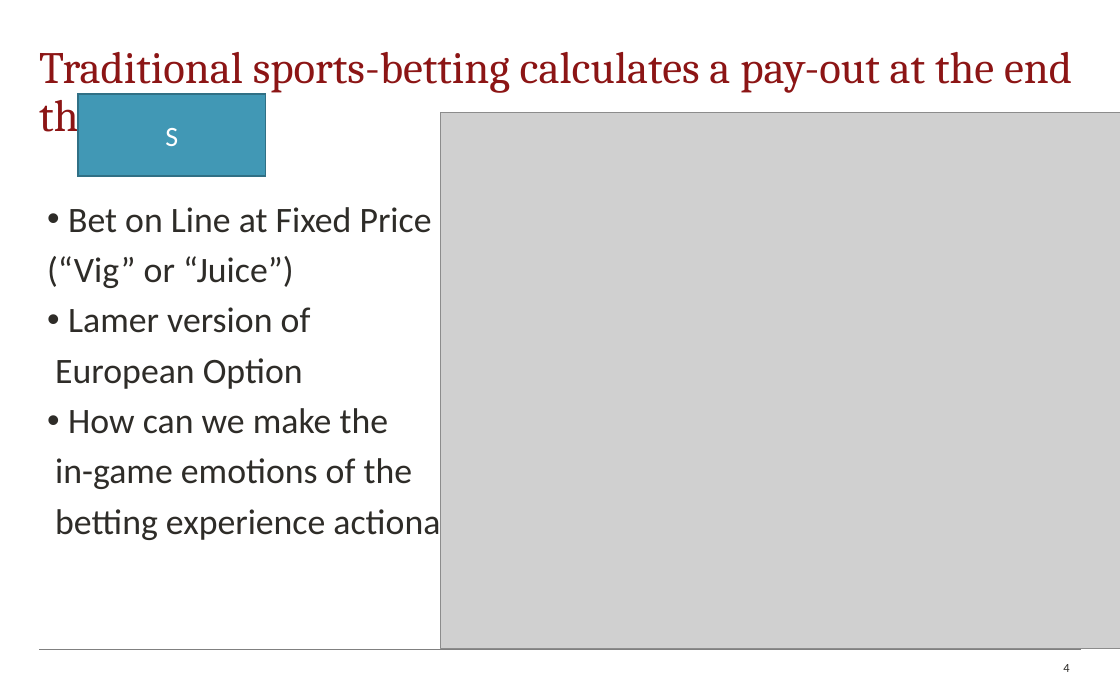
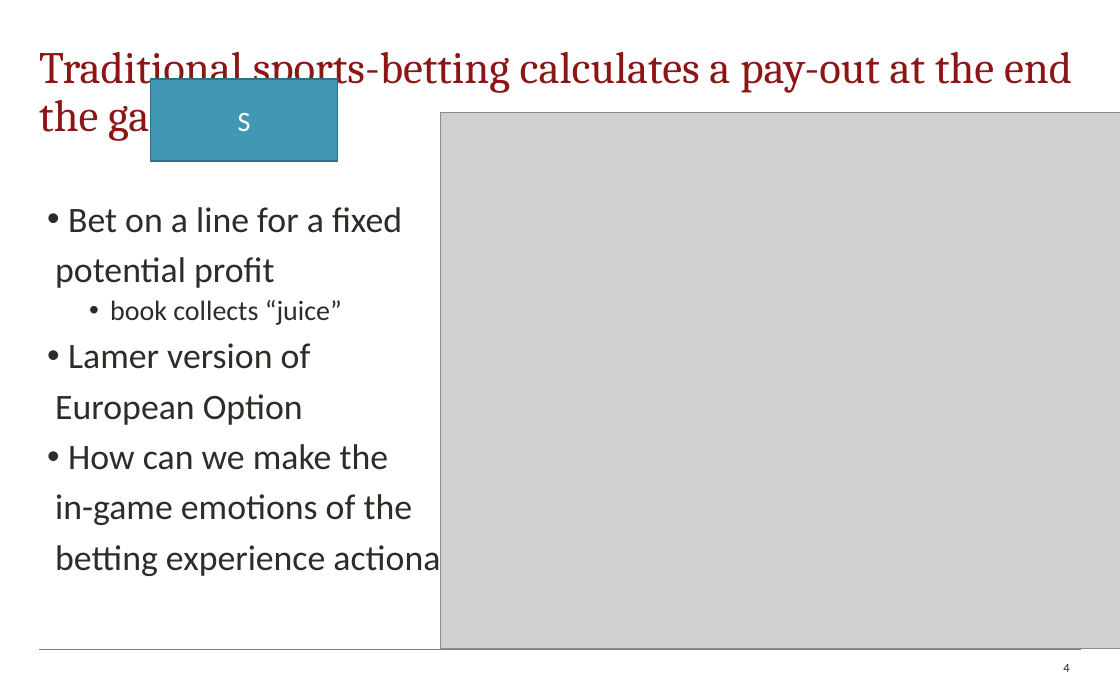
Before and after one commit to 161siegels/CME-241-Project, a slide deck: slide 4 of Second_Draft.pptx. Drawn at 1120x700 pixels with LibreOffice and Linux fonts; fonts in the diff are those of the drawing; grey boxes stand for pictures; background and template pictures are left out. Boxes give left, top, right and bottom in pixels: in the first picture for what was removed or moved away, otherwise in the second. Text is boxed around its words. In the diff, an @@ line names an element or a change of style, - is before the commit and + after.

```diff
--- a/Second_Draft.pptx
+++ b/Second_Draft.pptx
@@ rectangle "S": place and size @@
-rectangle "S" at [78,94,265,176]
+rectangle "S" at [150,80,337,161]
@@ text at [55,207,402,325]: text changed @@
-• Bet on Line at Fixed Price
-(“Vig” or “Juice”)
+• Bet on a line for a fixed
+potential profit
+  • book collects “juice”
```
